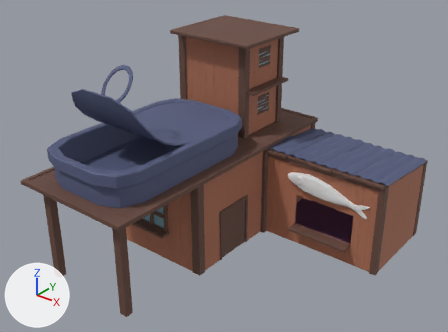
An edit to the FBX model Assets/Static/01_Assets/Cabane/GPE_Cabane.fbx, drawn before and after from the same camera.
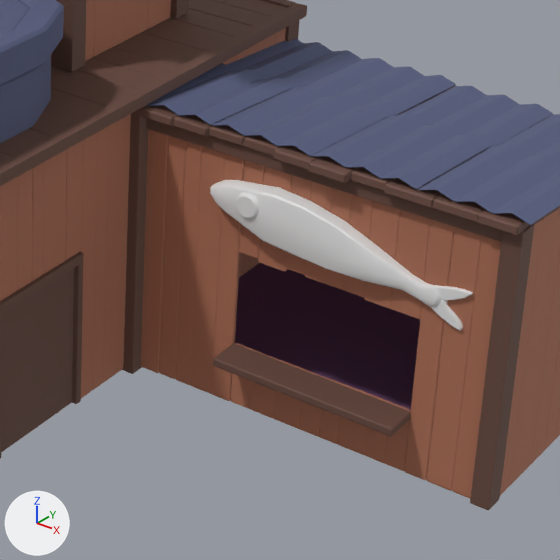
The first picture shows the older version from a 50 mm camera at (12.5, -22.94, 15.2) aimed at (-1.63, -5.28, 4.25). The close-ups show the older and then the newer version on the part from 50% to 89% of the width and 35% to 88% of the height of that picture. Only the edits that show in the close-ups are written down. Every picture has the same lights, and +X, +Y and +Z are marked at lower left. Where no turn or scale is listed for an object, it has been applied to the vertices.

In view in the first close-up: 'BoiteConserve', 'Cabin_Ground', 'FishNageoire01', 'FishNageoire02', 'Fish_Body', 'Oeil', 'Planche_Toit_125', 'Planche_Toit_49', 'Planche_Toit_55', 'Planche_Toit_57', 'Planche_Toit_78', 'Porte_BatPart_01', 'Toiture_Taule_01', 'Toiture_Taule_02', 'Toiture_Taule_03' and 80 more.
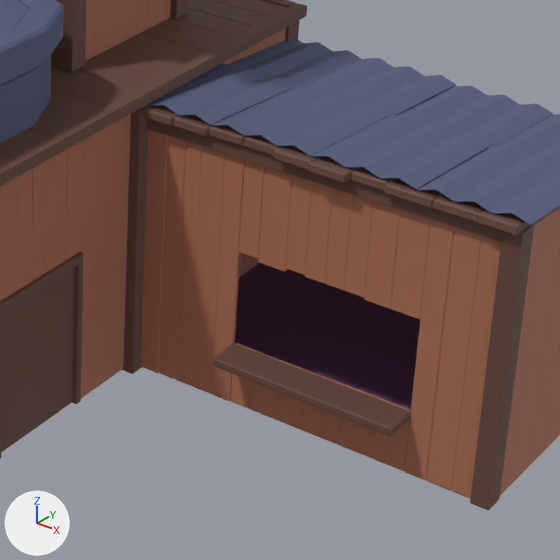
The change, as JSON lines over the scene's bpy script:
```json
{"op": "remove", "block": "ob_fish_body", "code": ["ob_fish_body = bpy.data.objects.new('Fish_Body', me_mesh_176)", "ob_fish_body.location = (1.71, -2.46, 3.05)"]}
{"op": "remove", "block": "ob_oeil", "code": ["ob_oeil = bpy.data.objects.new('Oeil', me_mesh_179)", "ob_oeil.location = (0.45, -2.82, 3.28)"]}
{"op": "remove", "block": "ob_fishnageoire02", "code": ["ob_fishnageoire02 = bpy.data.objects.new('FishNageoire02', me_mesh_178)", "ob_fishnageoire02.location = (3.19, -2.52, 2.67)"]}
{"op": "remove", "block": "ob_fishnageoire01", "code": ["ob_fishnageoire01 = bpy.data.objects.new('FishNageoire01', me_mesh_177)", "ob_fishnageoire01.location = (3.18, -2.5, 2.86)"]}
```

Boxes (x1, y1, x2, y2) around the edits, measured in the close-ups (560 x 560 px):
```json
{"object": "Fish_Body", "change": "deleted", "before": [210, 180, 441, 307]}
{"object": "Oeil", "change": "deleted", "before": [236, 192, 259, 219]}
{"object": "FishNageoire02", "change": "deleted", "before": [431, 299, 463, 331]}
{"object": "FishNageoire01", "change": "deleted", "before": [434, 285, 473, 301]}
{"object": "Planche_Toit_70", "change": "unchanged, uncovered by the edit", "before": [305, 182, 333, 283], "after": [305, 182, 333, 283]}
{"object": "Planche_Toit_69", "change": "unchanged, uncovered by the edit", "before": [286, 175, 312, 275], "after": [286, 175, 312, 275]}
```
